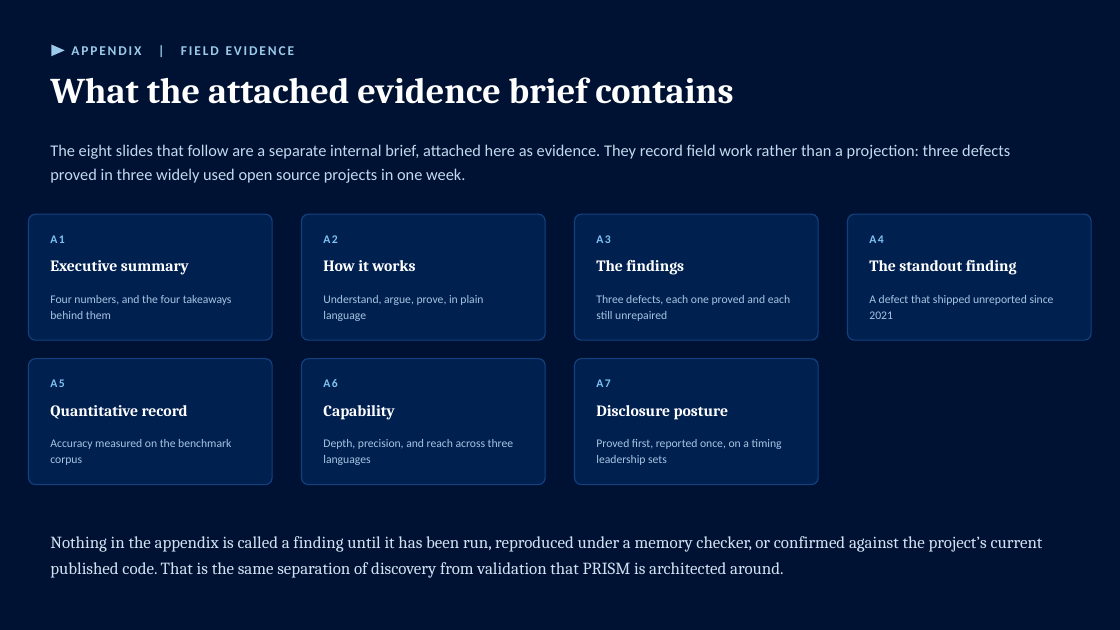
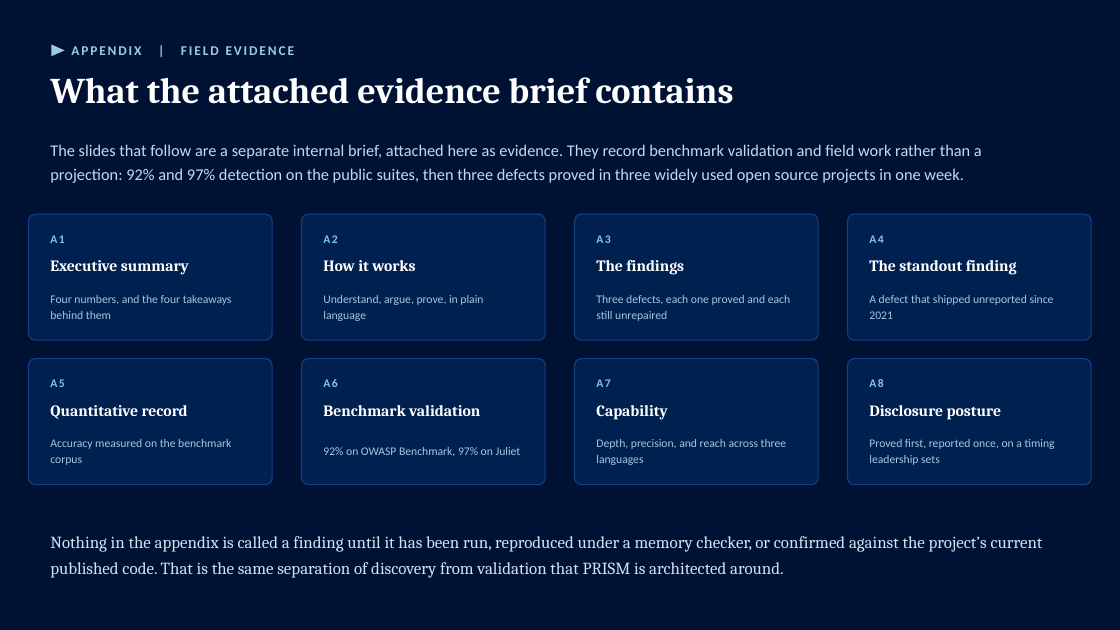
Before and after one commit to forUAi/docs, a slide deck: slide 12 of PRISM_Executive_Briefing_with_Evidence.pptx. Drawn at 1120x630 pixels with LibreOffice and Linux fonts; fonts in the diff are those of the drawing. Boxes give left, top, right and bottom in pixels: in the first picture for what was removed or moved away, otherwise in the second. Text is boxed around its words. In the diff, an @@ line names an element or a change of style, - is before the commit and + after.

Commit message:
Update PRISM executive briefing with evidence

```diff
--- a/PRISM_Executive_Briefing_with_Evidence.pptx
+++ b/PRISM_Executive_Briefing_with_Evidence.pptx
@@ text at bbox=[50, 144, 982, 183]: text changed @@
-The eight slides that follow are a separate internal brief, attached here as evidence. They record field work rather than a projection: three defects proved in three widely used open source projects in one week.
+The slides that follow are a separate internal brief, attached here as evidence. They record benchmark validation and field work rather than a projection: 92% and 97% detection on the public suites, then three defects proved in three widely used open source projects in one week.
@@ rounded rectangle added at bbox=[848, 359, 1091, 485], fill #002050, outline #13407F 1 pt @@
@@ text added at bbox=[869, 379, 883, 387], 10 pt, text #7FC3F5, bold @@
+A8
@@ text at bbox=[323, 405, 480, 416]: text changed @@
-Capability
+Benchmark validation
@@ text at bbox=[596, 405, 667, 420]: text changed @@
-Disclosure posture
+Capability
@@ text added at bbox=[869, 405, 1001, 420], 13.5 pt, text #FFFFFF, bold @@
+Disclosure posture
@@ text at bbox=[323, 447, 521, 456]: text changed @@
-Depth, precision, and reach across three languages
+92% on OWASP Benchmark, 97% on Juliet
@@ text at bbox=[596, 439, 786, 465]: text changed @@
-Proved first, reported once, on a timing leadership sets
+Depth, precision, and reach across three languages
@@ text added at bbox=[869, 439, 1055, 465], 10 pt, text #A9C4E2 @@
+Proved first, reported once, on a timing leadership sets
```
Also in this commit, not shown: 1 slide added.
